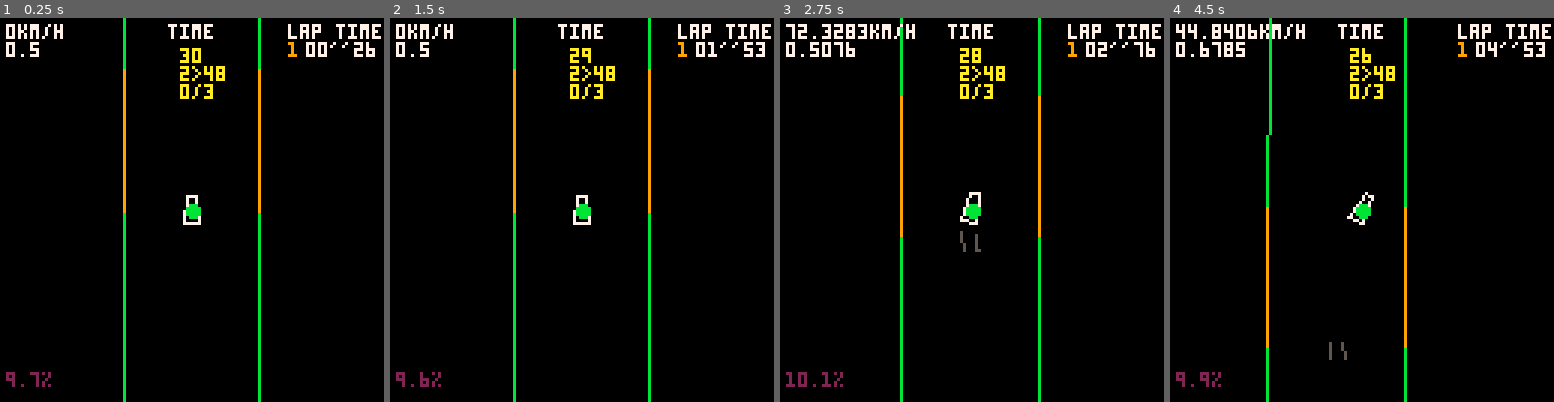
Above: before the commit, frames 1-4 (left to right).
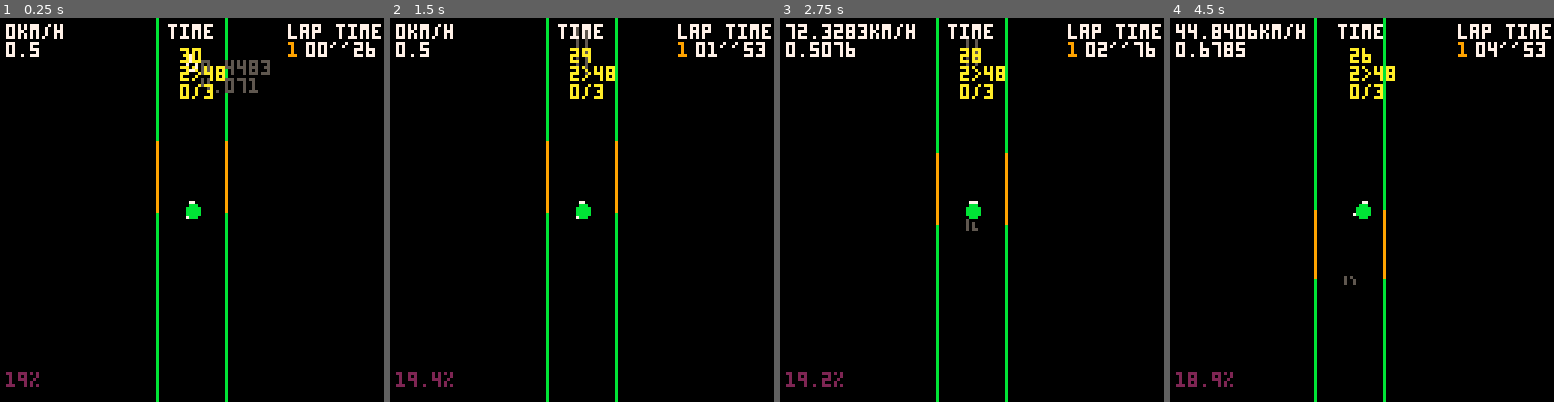
Above: after the commit, the same moments.

Repository: freds72/virtua-on
Game: PICO-8 cartridge carts/physics.p8
Same seed, same stepped clock (60 frames per second), same inputs: the game is played once before the commit and once after it.
Inputs:
- Up to frame 1 (0.25 s): no input
- Up to frame 2 (1.5 s): no input
- Up to frame 3 (2.75 s): hold Right 1.6-2.1 s; hold Up 2.15-2.42 s; hold Right from 2.47 s (still down)
- Up to frame 4 (4.5 s): release Right at 3.03 s; hold Left 3.08-3.58 s; hold Down 3.63-3.97 s; hold Right from 4.02 s (still down)

The runs differ from the first frame. In frame 1, 4.0% of the frame differs, in the area x 1-71%, y 0-100%; in frame 2, 3.7%; in frame 3, 3.5%; in frame 4, 3.7%.

Commit message:
misc cleanup

Diff:
--- a/carts/physics.p8
+++ b/carts/physics.p8
@@ -304,7 +304,7 @@
 	}
 end
 
-local cam=make_cam(12)
+local cam=make_cam(6)
 function make_skidmarks()
 	local skidmarks={}
 	local t=0
@@ -397,18 +397,12 @@
 	end
 
 	return {
-		-- returns any location after checkpoint
+		-- returns location after checkpoint
+		-- 0: current checkpoint
 		-- +1: next boundary
 		get_next=function(self,offset)
 			offset=offset or 0
 			return to_v(checkpoint+offset)
-		end,
-		-- current track segment
-		get_current=function(self)
-			return to_v(checkpoint)
-		end,
-		get_chkpoint=function(self)
-			return checkpoint
 		end,
 		update=function(self,pos,fwd,correct)
 			-- have we past end of current segment?
@@ -503,8 +497,6 @@
 				return
 			end
 			lap_t+=1
-			--
-			track:update(pos,fwd,true)
 			if track:get_u()>#laps*125+checkpoints[checkpoint+1] then
 				checkpoint+=1
 				remaining_t+=30*30
@@ -525,7 +517,7 @@
 		draw=function(self)
 			local u0,u1=flr(track:get_u()),#laps*125+checkpoints[checkpoint+1]
 			if u0==u1 then
-				local _,_,l,r=track:get_next()
+				local _,l,r=track:get_next()
 				local x0,y0=cam:project(l)
 				local x1,y1=cam:project(r)
 				line(x0,y0,x1,y1,8)
@@ -568,7 +560,7 @@
 function make_plyr(p,a,track)
 	local rpm=0
 
-	local body=make_car(p,a)
+	local body=make_car(p,a,track,true)
 
 	body.control=function(self)
 		local da=0
@@ -582,9 +574,9 @@
 
 		rpm=self:steer(da/8,rpm)
 	end
-	local body_update=body.update
+	local _update=body.update
 	body.update=function(self)
-		body_update(self)
+		_update(self)
 		rpm*=0.97
 	end
 	-- wrapper
@@ -595,7 +587,7 @@
 local actors={}
 
 function make_npc(p,angle,track)
-	local body=make_car(p,angle)
+	local body=make_car(p,angle,track)
 	local rpm=0.6
 
 	local body_draw,body_update=body.draw,body.update
@@ -645,42 +637,57 @@
 		-- 5 ok
 		local lookahead=flr(2*rpm/0.6)
 
-		--[[
-		local v1,n1,l1,r1=track:get_next(lookahead)
-		local v2,n2,l2,r2=track:get_next(lookahead+1)
-		local len1,len2=v_len(make_v(l1,l2)),v_len(make_v(r1,r2))
-		local tgt=v_lerp(l2,r2,mid(0.5*len1/len2,0.2,0.8))
-		if len1/len2<0.8 or len1/len2>1.2 then
-			-- clearing curve?
-			local v1,n1,l1,r1=track:get_next(lookahead+1)
-			local v2,n2,l2,r2=track:get_next(lookahead+2)
-			local curve=v_dot(fwd,v_normz(make_v(self.pos,v_lerp(l2,r2,mid(0.5*len1/len2,0.2,0.8)))))
-			if curve>0.9 then
-				rpm+=0.1
-			else
-				rpm=max(0.2,rpm-0.1)
-			end
-		else
-			-- accelerate
-			rpm+=0.1
-		end
-		]]
-
 		local n1,l1,r1=track:get_next(lookahead)
 		local n2,l2,r2=track:get_next(lookahead+1)
 		local len1,len2=v_len(make_v(l1,l2)),v_len(make_v(r1,r2))
+		-- find track target point based on curvature
 		local tgt=v_lerp(l2,r2,mid(0.5*len1/len2,0.2,0.8))
 		local curve=v_dot(fwd,v_normz(make_v(self.pos,v_lerp(l2,r2,mid(0.5*len1/len2,0.2,0.8)))))
 		if curve<0.95 then
-			rpm=0.1
+			rpm=max(0.1,rpm-0.01)
 		else
 			-- accelerate
-			rpm+=0.1
+			rpm+=0.05
 		end
 
 		-- default: steer to track
 		local target=inv_apply(self,tgt)
 		local target_angle=atan2(target[1],target[3])
+
+		-- avoid collisions
+		--[[
+		local velocity=self.get_velocity()
+		for _,actor in pairs(actors) do
+			if actor!=self then
+				local axis=make_v(actor.pos,self.pos)
+				-- todo: normz and check function?
+				-- in range?
+				if v_len(axis)<16 then
+					local axis_bck=v_clone(axis)
+					v_normz(axis)
+					local relv=make_v(actor.get_velocity(),velocity)
+					-- separating?
+					local sep=v_dot(axis,relv)
+					if sep<0 then
+						add(debug_vectors,{f=axis_bck,p=self.pos,c=4,scale=sep})
+
+						local local_pos=inv_apply(self,actor.pos)
+						-- in front?
+						-- in path?
+						if local_pos[3]>0 and abs(local_pos[1])<2 then
+							local escape_axis=v2_ortho(axis,1)
+							local_pos[1]+=1/v_dot(relv,escape_axis)
+							target_angle=atan2(local_pos[1],local_pos[3])
+							rpm=max(0.1,rpm-0.01)
+
+							add(debug_vectors,{f=make_v(self.pos,self:apply(local_pos)),p=self.pos,c=8,scale=target_angle})
+							break
+						end
+					end
+				end
+			end
+		end
+		]]
 
 		-- shortest angle
 		if(target_angle<0.5) target_angle=1-target_angle
@@ -689,14 +696,12 @@
 	end
 	body.update=function(self)
 		body_update(self)
-		-- update track segment
-		track:update(self.pos,24)
-		rpm*=0.90
+		rpm*=0.97
 	end
 	return body
 end
 
-function make_car(p,angle)
+function make_car(p,angle,track,fix_pos)
 	local velocity,angularv={0,0,0},0
 	local forces,torque={0,0,0},0
 
@@ -740,24 +745,6 @@
 				line(x0,y0,x1,y1)
 				x0,y0=x1,y1
 			end
-
-			-- target in local space
-			--[[
-			local target=make_v(self.pos,checkpoints:get_next())
-			local x,y,z=target[1],target[2],target[3]
-			local m=self.m
-			target={m[1]*x+m[2]*y+m[3]*z,m[4]*x+m[5]*y+m[6]*z,m[7]*x+m[8]*y+m[9]*z}
-			x0,y0=cam:project(checkpoints:get_next())
-			local target_angle=atan2(target[1],target[3])
-			print(target_angle,x0+3,y0,2)
-			target_angle+=angle
-			target={cos(target_angle),0,sin(target_angle)}
-			v_add(target,self.pos)
-			x0,y0=cam:project(self.pos)
-			local x1,y1=cam:project(target)
-			line(x0,y0,x1,y1,8)
-			]]
-
 		end,
 		apply_force_and_torque=function(self,f,t)
 			-- add(debug_vectors,{f=f,p=p,c=11,scale=t})
@@ -835,6 +822,8 @@
 		end,
 		update=function(self)
 			steering_angle*=0.8
+			-- correct position
+			track:update(self.pos,m_fwd(self.m),fix_pos)
 		end
 	}
 end
@@ -874,13 +863,16 @@
 
 	add(actors,plyr)
 
-	for i=1,1 do
+	for i=1,8 do
 		local npc_track=make_track(fixed_tracks,4*i)
 		if(not static_track) static_track=npc_track
-		local p=v_clone(npc_track:get_next(4*i))
+		local _,l,r=npc_track:get_next()
+		l=v_clone(l)
+		v_add(l,r)
+		v_scale(l,0.5)
 		--p[1]+=(1-rnd(2))
 		--p[3]+=(1-rnd(2))
-		add(actors,add(npcs, make_npc(p,0,npc_track)))
+		add(actors,add(npcs, make_npc(l,0,npc_track)))
 	end
 end
 
@@ -893,7 +885,7 @@
 		plyr:integrate()
 		plyr:update()
 
-		checkpoints:update(plyr.pos,m_fwd(plyr.m))
+		checkpoints:update()
 	end
 
 	for _,npc in pairs(npcs) do
